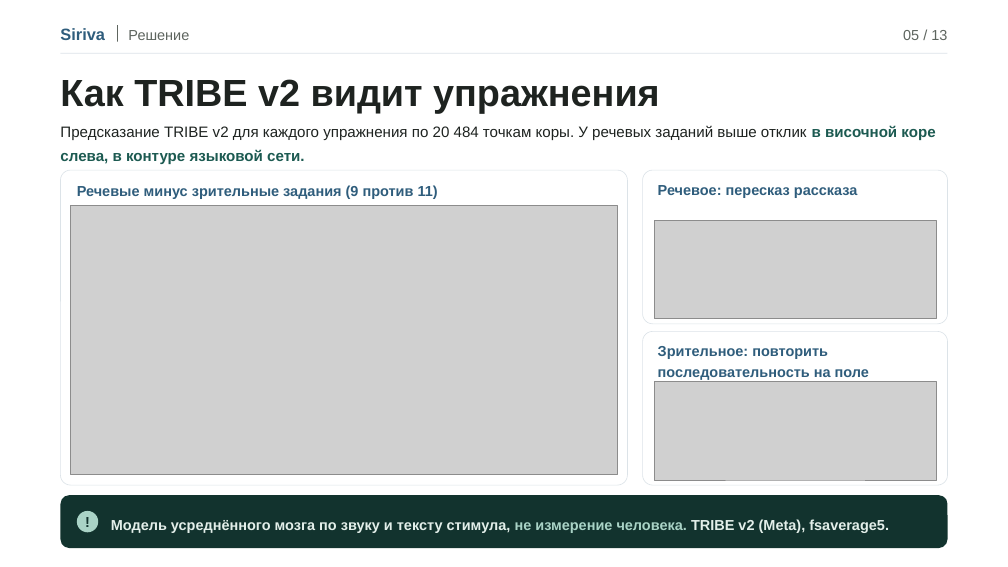
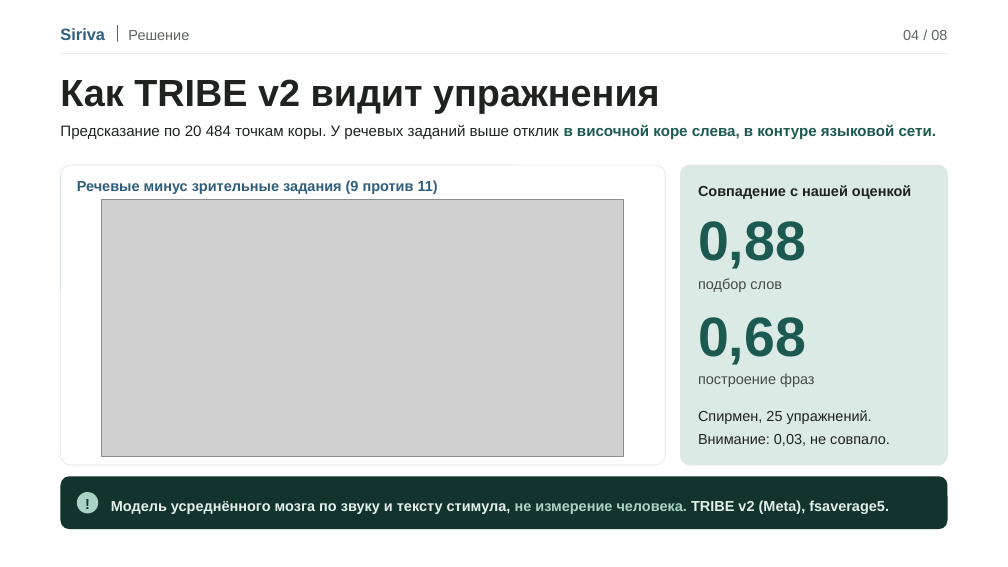
Before and after one commit to shadix23/siriva, a slide deck: slide 4 of pitch/Siriva-pitch.pptx (slide 5 before the commit). Drawn at 1008x567 pixels with LibreOffice and Linux fonts; fonts in the diff are those of the drawing; grey boxes stand for pictures. Boxes give left, top, right and bottom in pixels: in the first picture for what was removed or moved away, otherwise in the second. Text is boxed around its words. In the diff, an @@ line names an element or a change of style, - is before the commit and + after.

Commit message:
Restyled demo and patient screens, TRIBE brain on demo step 6, 8-slide pitch

```diff
--- a/pitch/Siriva-pitch.pptx
+++ b/pitch/Siriva-pitch.pptx
@@ text at (903,30,947,40): text changed @@
-05 / 13
+04 / 08
@@ text at (60,124,936,139): text changed @@
-Предсказание TRIBE v2 для каждого упражнения по 20 484 точкам коры. У речевых заданий выше отклик в височной коре слева, в контуре языковой сети.
+Предсказание по 20 484 точкам коры. У речевых заданий выше отклик в височной коре слева, в контуре языковой сети.
@@ rounded rectangle: place and size @@
-rounded rectangle at (60,170,628,485)
+rounded rectangle at (60,165,665,465)
@@ rounded rectangle at (60,165,665,465): proportions changed @@
@@ text "Речевые минус зрительные задания (9 ...": place and size @@
-text "Речевые минус зрительные задания (9 ..." at (77,185,438,199)
+text "Речевые минус зрительные задания (9 ..." at (77,180,438,194)
@@ rounded rectangle removed at (643,170,948,324) @@
@@ rounded rectangle added at (681,165,948,465), fill #DCEAE5, outline #DCE3E8 0.6 pt @@
@@ picture: place and size @@
-picture at (70,206,617,475)
+picture at (102,199,624,456)
@@ text removed at (658,185,858,198) @@
-Речевое: пересказ рассказа
@@ text added at (698,185,911,199), 13.8 pt, text #1E2320, bold @@
+Совпадение с нашей оценкой
@@ picture removed at (654,221,936,319) @@
@@ text added at (698,221,806,269), 52.8 pt, text #1C5A51, bold @@
+0,88
@@ text added at (698,278,782,292), 13.8 pt, text #454C47 @@
+подбор слов
@@ text added at (698,317,806,365), 52.8 pt, text #1C5A51, bold @@
+0,68
@@ rounded rectangle removed at (643,331,948,485) @@
@@ text removed at (658,346,869,380) @@
-Зрительное: повторить последовательность на поле
@@ picture removed at (654,382,936,480) @@
@@ text added at (698,373,815,387), 13.8 pt, text #454C47 @@
+построение фраз
@@ text added at (698,410,890,446), 13.8 pt, text #1E2320 @@
+Спирмен, 25 упражнений. Внимание: 0,03, не совпало.
@@ 2 texts, 2 rounded rectangles: place and size @@
-2 texts, 2 rounded rectangles at (60,495,948,548)
+2 texts, 2 rounded rectangles at (60,476,948,529)
```
Also in this commit, not shown: 4 other slides changed, 3 slides added, 8 slides removed, 56 other files.
